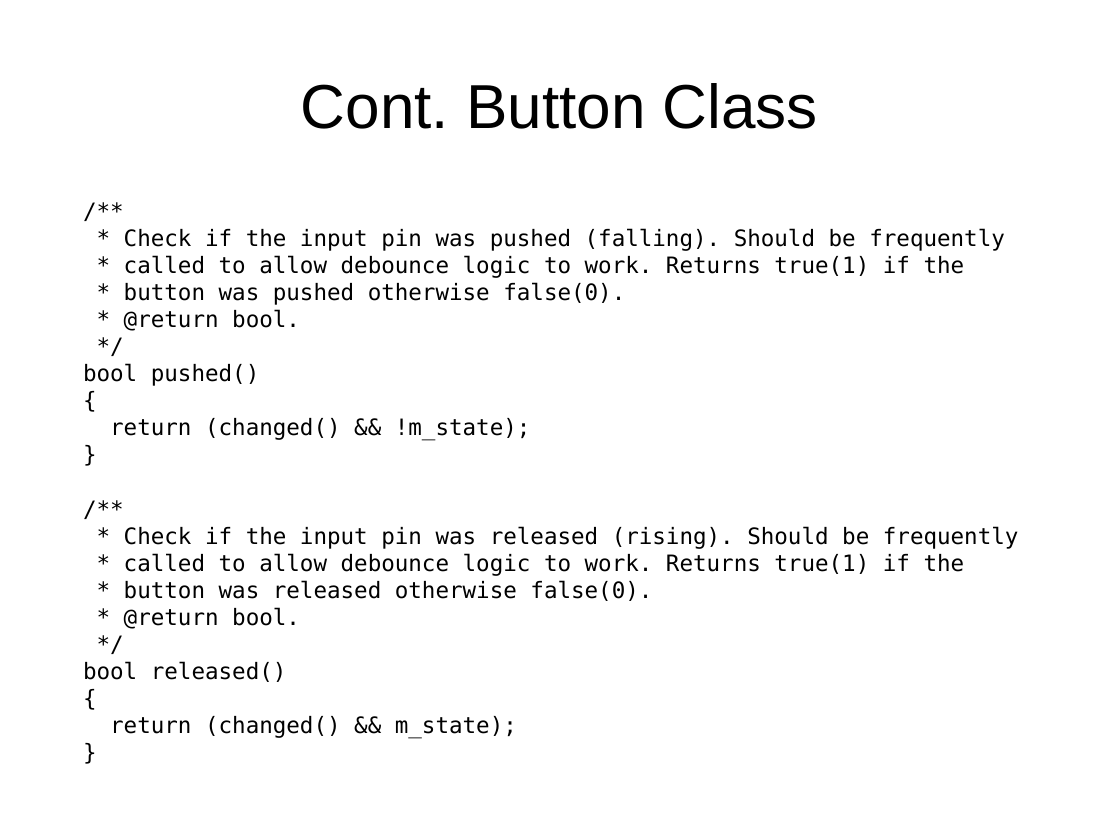
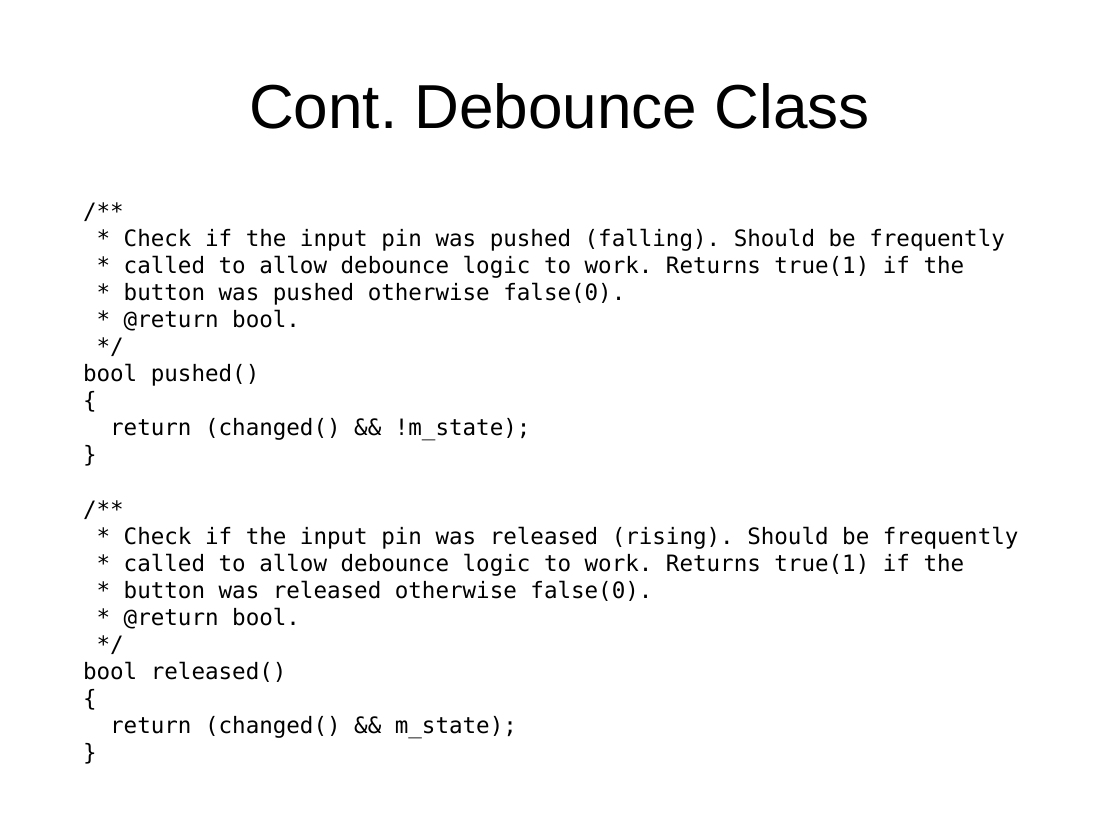
Before and after one commit to mikaelpatel/Cosa-Dolce, a slide deck: slide 16 of Lessons/00.Arduino-examples/02.Digital/Digital.odp (slide 15 before the commit). Drawn at 1120x840 pixels with LibreOffice and Linux fonts; fonts in the diff are those of the drawing. Boxes give left, top, right and bottom in pixels: in the first picture for what was removed or moved away, otherwise in the second. Text is boxed around its words. In the diff, an @@ line names an element or a change of style, - is before the commit and + after.

```diff
--- a/Lessons/00.Arduino-examples/02.Digital/Digital.odp
+++ b/Lessons/00.Arduino-examples/02.Digital/Digital.odp
@@ title at <box>249,83,870,129</box>: text changed @@
-Cont. Button Class
+Cont. Debounce Class
```
Also in this commit, not shown: 6 other slides changed, 1 slide added, 2 other files.
